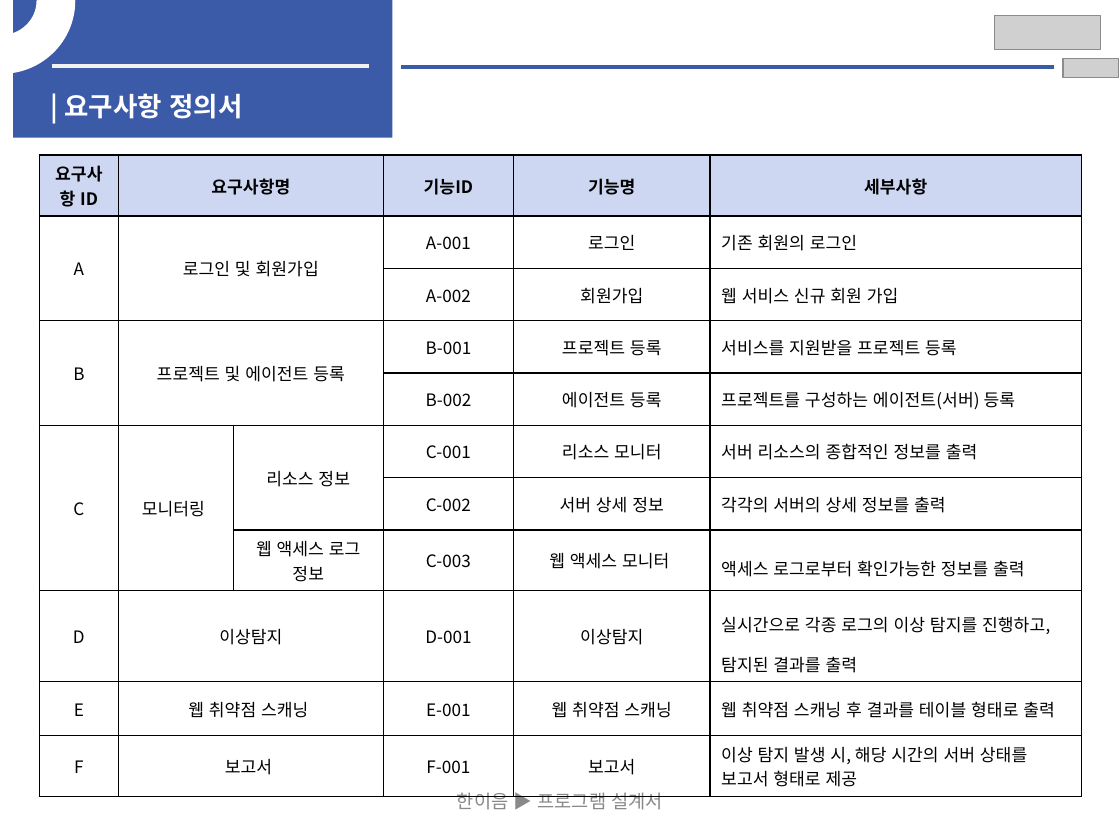
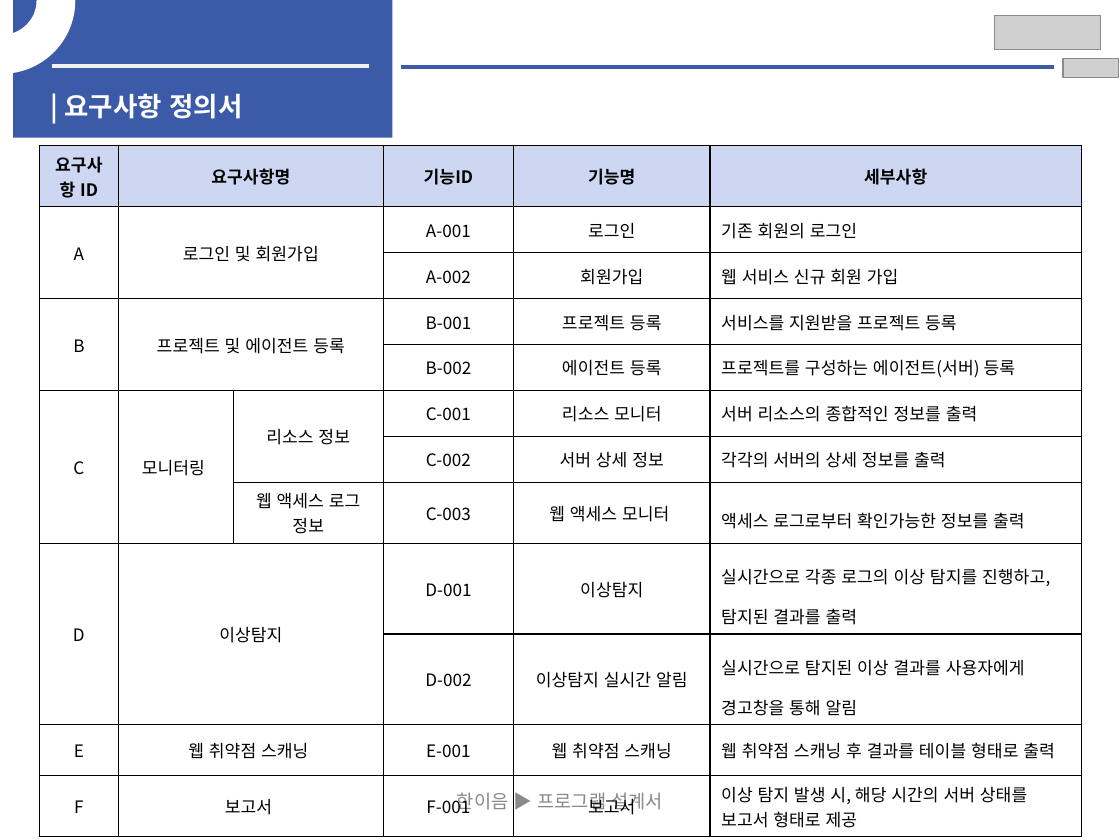
Before and after one commit to HwangYooHyun1/2023_Hanium_prj, a slide deck: slide 5 of 02_문서/03_중간보고서/2023_SW개발_HW제작설계서_일반_초안.pptx. Drawn at 1120x840 pixels with LibreOffice and Linux fonts; fonts in the diff are those of the drawing; grey boxes stand for pictures. Boxes give left, top, right and bottom in pixels: in the first picture for what was removed or moved away, otherwise in the second. Text is boxed around its words. In the diff, an @@ line names an element or a change of style, - is before the commit and + after.

```diff
--- a/02_문서/03_중간보고서/2023_SW개발_HW제작설계서_일반_초안.pptx
+++ b/02_문서/03_중간보고서/2023_SW개발_HW제작설계서_일반_초안.pptx
@@ table at (39,146,1081,832) @@
+row 10:  |  |  | D-002 | 이상탐지 실시간 알림 | 실시간으로 탐지된 이상 결과를 사용자에게 경고창을 통해 알림
@@ table: place and size @@
-table at (39,155,1081,791)
+table at (39,146,1081,832)
```
Also in this commit, not shown: 11 other slides changed, 1 slide added.
